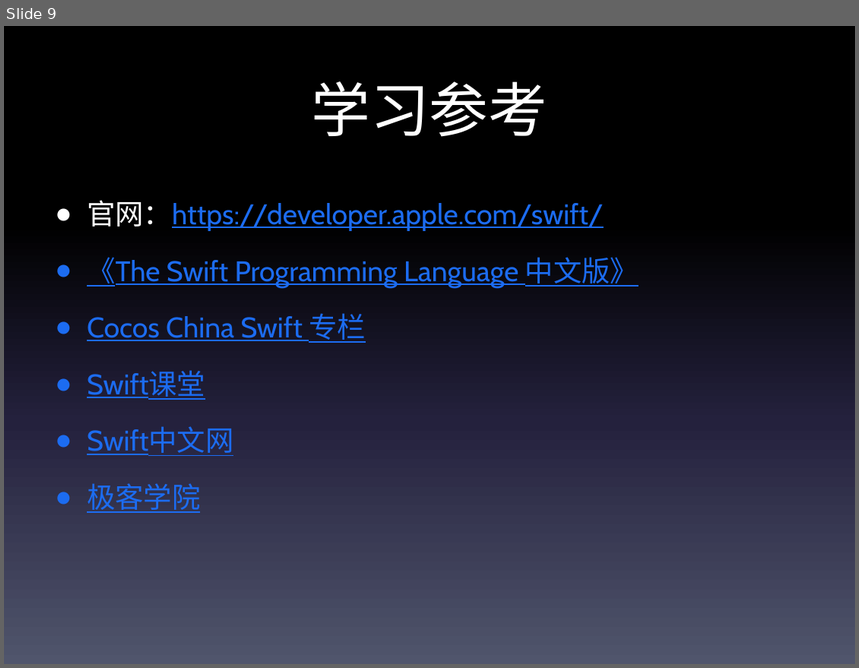
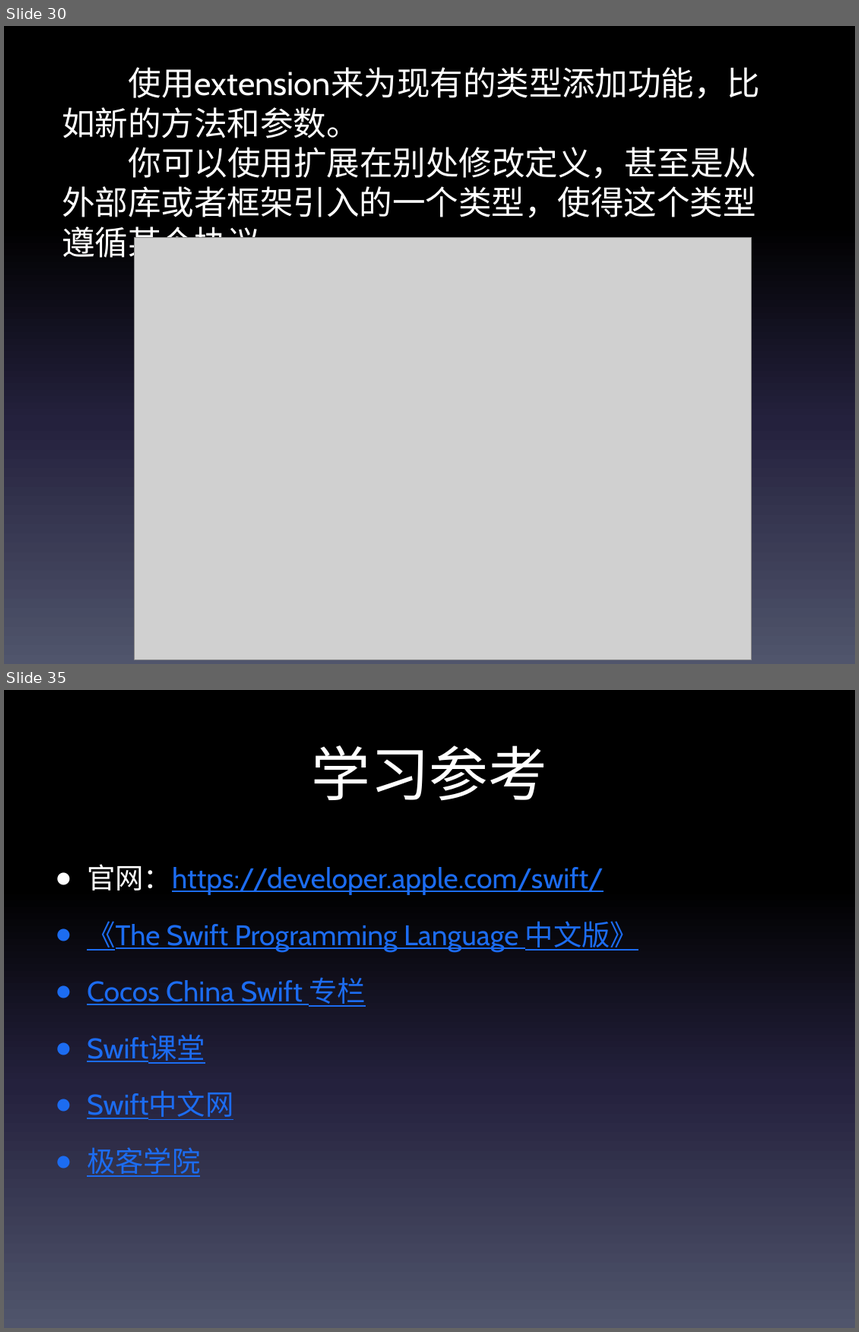
Before and after one commit to TheLittleBoy/swift-, a slide deck: swift.pptx. Shown one above the other, each under a label of ours: slide 9 before the commit, slides 30 and 35 after it; the slides between them are not shown. The pictures are 859x668 and 859x1332 pixels, drawn with LibreOffice and Linux fonts; fonts in the diff are those of the drawing; grey boxes stand for pictures. Boxes give left, top, right and bottom in pixels: in the first picture for what was removed or moved away, otherwise in the second. Text is boxed around its words. In the diff, an @@ line names an element or a change of style, - is before the commit and + after.

```diff
--- a/swift.pptx
+++ b/swift.pptx
@@ slide 30 added at [4, 26, 855, 664], background gradient #000000 to #24213E to #51566D @@
@@ text added at [62, 67, 761, 262], 28 pt, text #FFFFFF @@
+使用extension来为现有的类型添加功能，比如新的方法和参数。
+你可以使用扩展在别处修改定义，甚至是从外部库或者框架引入的一个类型，使得这个类型遵循某个协议。
@@ picture added at [134, 238, 751, 660] @@
@@ what was slide 9 is now slide 35 @@
```
Also in this commit, not shown: 2 slides changed, 25 other slides added, 1 other file.
